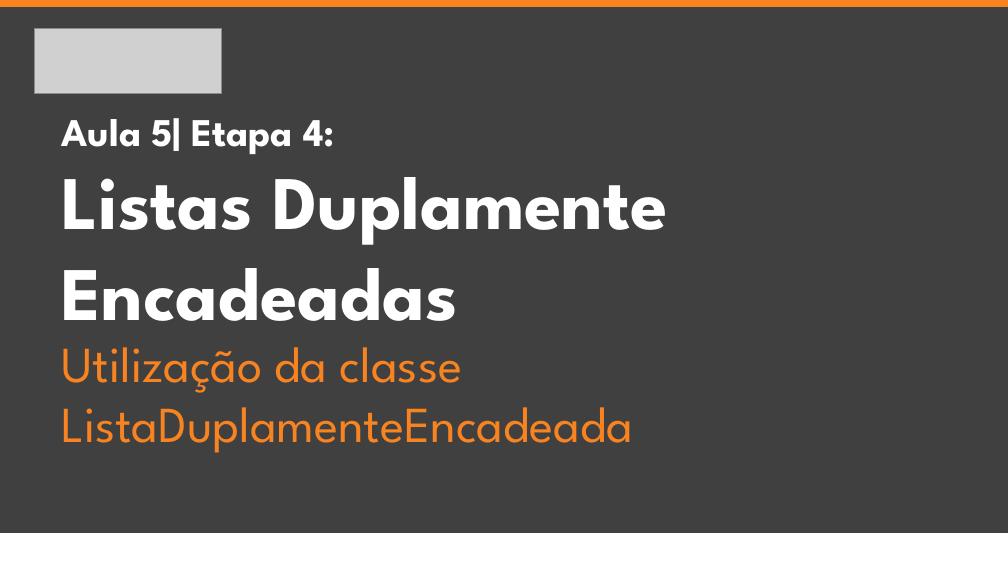
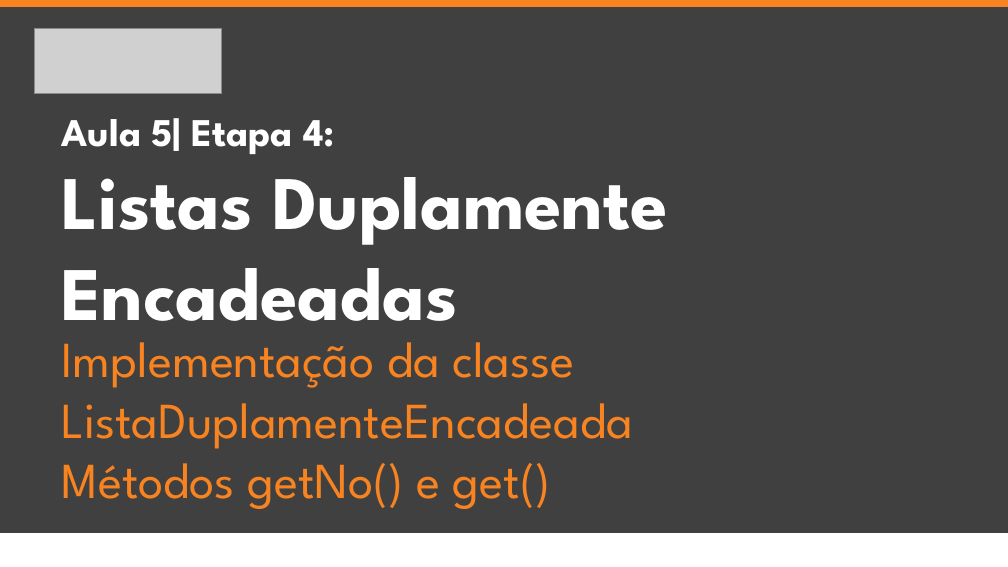
Before and after one commit to jrdutra/estruturaDeDadosJavaDio, a slide deck: slide 2 of apresentacoes/Aula5/Etapa4.pptx. Drawn at 1008x567 pixels with LibreOffice and Linux fonts; fonts in the diff are those of the drawing; grey boxes stand for pictures. Boxes give left, top, right and bottom in pixels: in the first picture for what was removed or moved away, otherwise in the second. Text is boxed around its words. In the diff, an @@ line names an element or a change of style, - is before the commit and + after.

```diff
--- a/apresentacoes/Aula5/Etapa4.pptx
+++ b/apresentacoes/Aula5/Etapa4.pptx
@@ text at (x1=61, y1=342, x2=632, y2=509): text changed @@
-Utilização da classe ListaDuplamenteEncadeada
+Implementação da classe ListaDuplamenteEncadeada
+Métodos getNo() e get()
```
Also in this commit, not shown: 1 slide removed, 45 other files.
